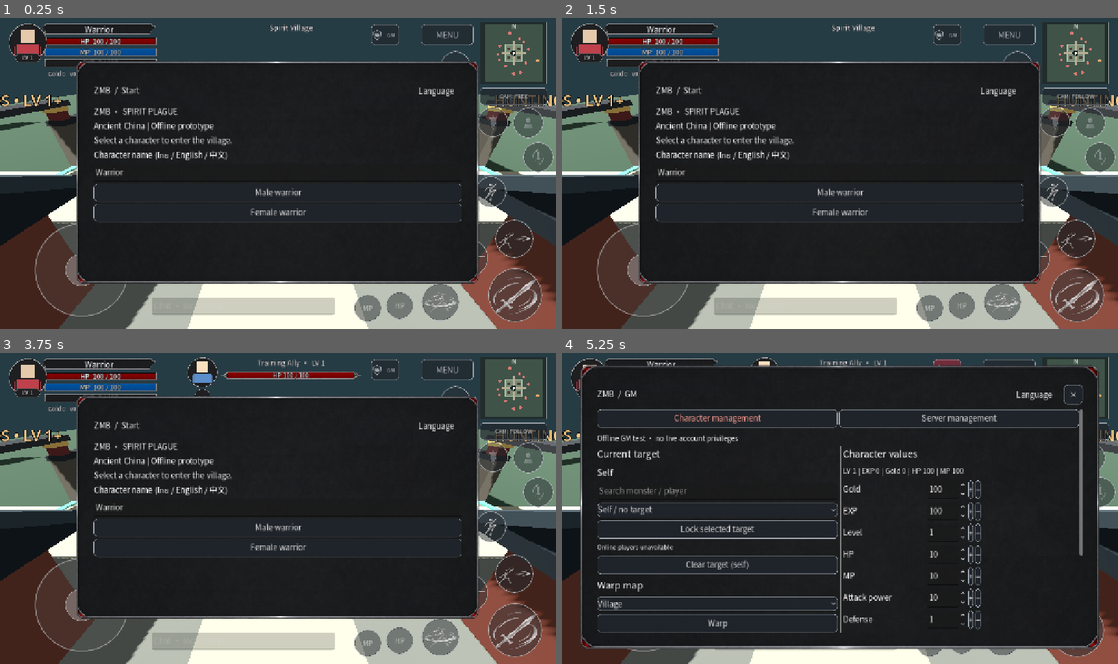
Above: before the commit, frames 1-4 (two rows, left to right).
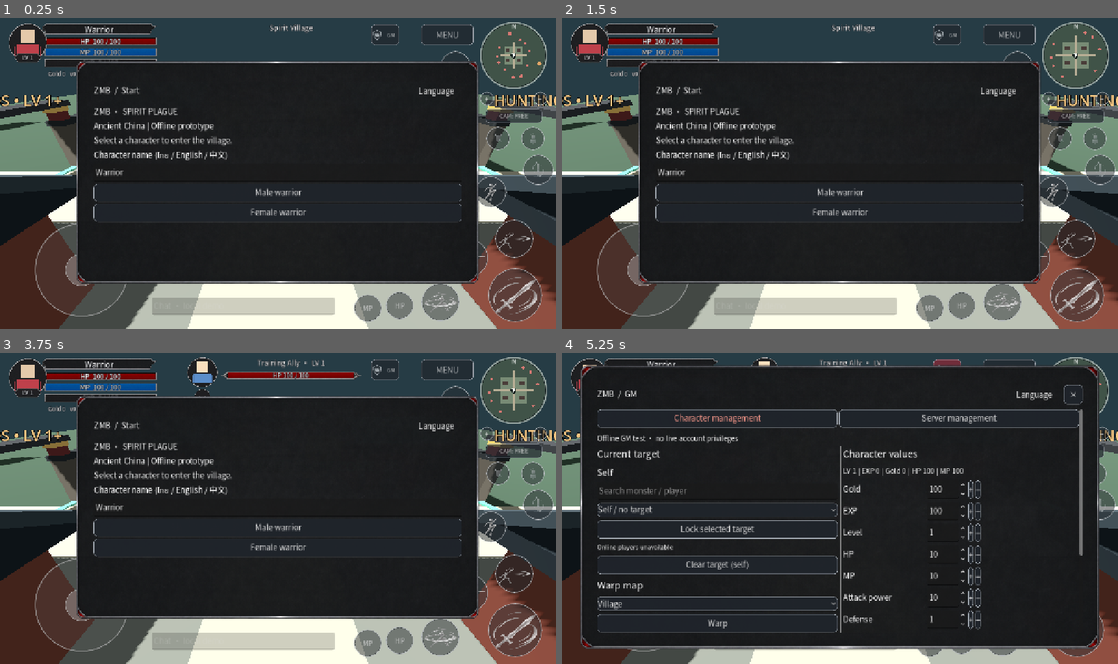
Above: after the commit, the same moments.

Repository: redfullmoon209-debug/ZMB
Game: Godot game, scene res://main.tscn
The game is run twice, just before and just after one commit, with the same random seed, the same clock (stepped at 60 frames per second) and the same inputs.
Inputs (mouse positions are in pixels of both pictures, inside the frame that each line leads up to):
- Up to frame 1 (0.25 s): no input
- Up to frame 2 (1.5 s): click (1051, 98) at 0.5 s, where only the run after the commit has a clickable "+"; click "RUN" at 1.25 s
- Up to frame 3 (3.75 s): click "AUTO" at 2 s; click "MONSTER" at 2.75 s; click "PLAYER" at 3.5 s
- Up to frame 4 (5.25 s): click (762, 396) at 4.27 s; click "GM" at 5 s

The runs differ from the first frame. In frame 1, 2.5% of the frame differs, in the area x 86-100%, y 1-54%; in frame 2, 2.7%; in frame 3, 2.7%; in frame 4, 0.7%.

Commit message:
ZMB v0.1.35: circular minimap with independent zoom and smaller target controls

Diff:
--- a/hud.gd
+++ b/hud.gd
@@ -237,8 +237,12 @@
 	minimap=preload("res://minimap.gd").new()
 	minimap.game=game
 	minimap.position=Vector2(1105,12)
-	minimap.size=Vector2(155,145)
+	minimap.size=Vector2(155,155)
 	root.add_child(minimap)
+	var zoom_in := make_button("+",Vector2(1105,173),Vector2(32,32),func():minimap.change_zoom(0.5))
+	var zoom_out := make_button("−",Vector2(1228,173),Vector2(32,32),func():minimap.change_zoom(-0.5))
+	zoom_in.tooltip_text="Minimap zoom in"
+	zoom_out.tooltip_text="Minimap zoom out"
 	joystick=make_button("◉",Vector2(78,474),Vector2(220,220),func(): pass)
 	joystick.add_theme_color_override("font_color",Color.TRANSPARENT)
 	joystick.add_theme_color_override("font_hover_color",Color.TRANSPARENT)
@@ -268,14 +272,14 @@
 	make_button("DASH",Vector2(1002,425),Vector2(72,72),func():game.request_dash())
 	make_button("RUN",Vector2(940,535),Vector2(64,64),func():game.toggle_run())
 	make_button("LOOT",Vector2(1014,80),Vector2(70,70),func():game.collect())
-	make_button("AUTO",Vector2(1204,289),Vector2(70,70),func():
+	make_button("AUTO",Vector2(1204,318),Vector2(70,70),func():
 		if not game.in_safe_zone(): game.auto=not game.auto)
-	make_button("MONSTER",Vector2(1100,208),Vector2(70,70),func():game.choose_target())
-	make_button("PLAYER",Vector2(1181,210),Vector2(70,70),func():game.choose_player_target())
+	make_button("MONSTER",Vector2(1120,254),Vector2(54,54),func():game.choose_target())
+	make_button("PLAYER",Vector2(1200,254),Vector2(54,54),func():game.choose_player_target())
 	make_button("HP",Vector2(888,634),Vector2(64,64),func():game.hp=minf(game.max_hp(),game.hp+35))
 	make_button("MP",Vector2(815,640),Vector2(64,64),func():game.mp=minf(game.max_mp(),game.mp+35))
 	game.set_camera_follow(bool(config.get_value("camera","follow",false)))
-	camera_mode_button=make_button("CAMERA",Vector2(1105,164),Vector2(155,40),func():
+	camera_mode_button=make_button("CAMERA",Vector2(1118,213),Vector2(130,32),func():
 		game.set_camera_follow(not game.camera_follow)
 		config.set_value("camera","follow",game.camera_follow)
 		config.save("user://zmb.cfg"))
@@ -414,7 +418,7 @@
 	status_fill_clips[0].size.x=253.0*clampf(game.hp/game.max_hp(),0,1)
 	status_fill_clips[1].size.x=253.0*clampf(game.mp/game.max_mp(),0,1)
 	status_fill_clips[2].size.x=253.0*clampf(game.xp/100.0,0,1)
-	stats.text="Gold %d   v0.1.34"%game.coins
+	stats.text="Gold %d   v0.1.35"%game.coins
 	if status_portrait_male!=game.male:
 		status_portrait_male=game.male
 		status_portrait.scale=game.player_visual.scale
@@ -813,7 +817,7 @@
 		if is_instance_valid(close_button): controls["CLOSE"] = _web_rect(close_button)
 		var menu_rects := {}
 		for key in menu_items: menu_rects[key]=_web_rect(menu_items[key])
-		var d := {"version":"0.1.34","ready":true,"started":game.started,"s …(627 unchanged characters)…
+		var d := {"version":"0.1.35","ready":true,"started":game.started,"s …(627 unchanged characters)…
 		var payload := JSON.stringify(d)
 		if browser_window != null:
 			browser_window.zmbDiagnosticsJSON = payload
--- a/menu_test.gd
+++ b/menu_test.gd
@@ -17,6 +17,15 @@
 		if b.get_meta("hud_key")=="MENU":
 			assert(b.get_global_rect().end.x<mini_rect.position.x)
 	assert(hud.minimap.map_point(Vector3(10,0,0)).x>hud.minimap.map_point(Vector3.ZERO).x)
+	assert(is_equal_approx(mini_rect.size.x,mini_rect.size.y))
+	var camera_zoom: float=world.zoom
+	var original_map_zoom: float=hud.minimap.map_zoom
+	for b in hud.buttons:
+		if b.text=="+": b.pressed.emit()
+	assert(hud.minimap.map_zoom>original_map_zoom and world.zoom==camera_zoom)
+	for b in hud.buttons:
+		if b.text=="−": b.pressed.emit()
+	assert(hud.minimap.map_zoom==original_map_zoom)
 	hud.open_page("Menu")
 	await process_frame
 	await process_frame
--- a/minimap.gd
+++ b/minimap.gd
@@ -2,43 +2,65 @@
 
 var game: Node3D
 const WORLD_HALF := 45.0
+var map_zoom := 1.0
+var circle_mask := PackedVector2Array()
 
 func _ready():
 	mouse_filter=Control.MOUSE_FILTER_IGNORE
 	clip_contents=true
 
 func map_point(p: Vector3) -> Vector2:
-	return size*0.5+Vector2(p.x,p.z)*(minf(size.x,size.y)-12.0)/(WORLD_HALF*2.0)
+	var center := Vector2.ZERO
+	if map_zoom>1.0 and is_instance_valid(game) and is_instance_valid(game.player):
+		center=Vector2(game.player.position.x,game.player.position.z)
+	return size*0.5+(Vector2(p.x,p.z)-center)*(minf(size.x,size.y)-12.0)*map_zoom/(WORLD_HALF*2.0)
+
+func change_zoom(step: float):
+	map_zoom=clampf(map_zoom+step,1.0,4.0)
+	queue_redraw()
+
+func map_rect(a: Vector2,b: Vector2,color: Color):
+	var corners := PackedVector2Array([a,Vector2(b.x,a.y),b,Vector2(a.x,b.y)])
+	for clipped in Geometry2D.intersect_polygons(corners,circle_mask):
+		if clipped.size()>=3: draw_colored_polygon(clipped,color)
+
+func inside_map(p: Vector2,margin: float=0.0) -> bool:
+	return p.distance_to(size*0.5)<=minf(size.x,size.y)*0.5-5.0-margin
 
 func _process(_delta):
 	queue_redraw()
 
 func _draw():
-	draw_rect(Rect2(Vector2.ZERO,size),Color("212a29e8"))
+	var center := size*0.5
+	var radius := minf(size.x,size.y)*0.5-2.0
+	draw_circle(center,radius,Color("212a29e8"),true,-1.0,true)
+	circle_mask.clear()
+	for i in range(96): circle_mask.append(center+Vector2.from_angle(TAU*i/96.0)*(radius-3.0))
 	if not is_instance_valid(game) or not is_instance_valid(game.player): return
 	var start := map_point(Vector3(-45,0,-45))
 	var end := map_point(Vector3(45,0,45))
-	draw_rect(Rect2(start,end-start),Color("405348"))
+	map_rect(start,end,Color("405348"))
 	var village_start := map_point(Vector3(-13,0,-13))
 	var village_end := map_point(Vector3(13,0,13))
-	draw_rect(Rect2(village_start,village_end-village_start),Color("788b75"))
-	draw_rect(Rect2(village_start,village_end-village_start),Color("aec3a9"),false,1.0)
-	draw_line(map_point(Vector3(-19,0,0)),map_point(Vector3(19,0,0)),Color("b8ae95"),6)
-	draw_line(map_point(Vector3(0,0,-19)),map_point(Vector3(0,0,19)),Color("b8ae95"),6)
+	map_rect(village_start,village_end,Color("788b75"))
+	map_rect(map_point(Vector3(-19,0,-1.5)),map_point(Vector3(19,0,1.5)),Color("b8ae95"))
+	map_rect(map_point(Vector3(-1.5,0,-19)),map_point(Vector3(1.5,0,19)),Color("b8ae95"))
 	for x in [-8.0,8.0]:
 		for z in [-7.0,7.0]:
 			var a := map_point(Vector3(x-2.5,0,z-2.0))
 			var b := map_point(Vector3(x+2.5,0,z+2.0))
-			draw_rect(Rect2(a,b-a),Color("4a3d39"))
+			map_rect(a,b,Color("4a3d39"))
 	for enemy in game.enemies:
 		if not is_instance_valid(enemy): continue
 		var tier: int=enemy.get_meta("tier",0)
-		draw_circle(map_point(enemy.position),3.0 if tier==0 else 4.0,Color("e2a667") if tier==2 else Color("d77973"))
+		var dot := map_point(enemy.position)
+		if inside_map(dot,4.0): draw_circle(dot,3.0 if tier==0 else 4.0,Color("e2a667") if tier==2 else Color("d77973"))
 	var p := map_point(game.player.position)
 	var heading: float=game.player_visual.rotation.y
 	var direction := Vector2(sin(heading),cos(heading))
 	var side := Vector2(-direction.y,direction.x)
+	if not inside_map(p,8.0): p=center+(p-center).limit_length(radius-10.0)
 	draw_circle(p,6.5,Color("172120"))
 	draw_colored_polygon(PackedVector2Array([p+direction*8,p-direction*4+side*4,p-direction*4-side*4]),Color("f4faf2"))
-	draw_rect(Rect2(Vector2(1,1),size-Vector2(2,2)),Color("9aa8a4"),false,2)
+	draw_arc(center,radius,0,TAU,96,Color("9aa8a4"),2.0,true)
 	draw_string(ThemeDB.fallback_font,Vector2(size.x*0.5-5,15),"N",HORIZONTAL_ALIGNMENT_LEFT,-1,13,Color.WHITE)
--- a/multitouch_test.gd
+++ b/multitouch_test.gd
@@ -26,7 +26,7 @@
 			for other in circular:
 				assert(not b.get_global_rect().intersects(other.get_global_rect()),"Default buttons overlap")
 			circular.append(b)
-	assert(circular.size()==14 and is_instance_valid(hud.joystick_knob.texture))
+	assert(circular.size()==16 and is_instance_valid(hud.joystick_knob.texture))
 	var jump_button: Button
 	var run_button: Button
 	var dash_button: Button
